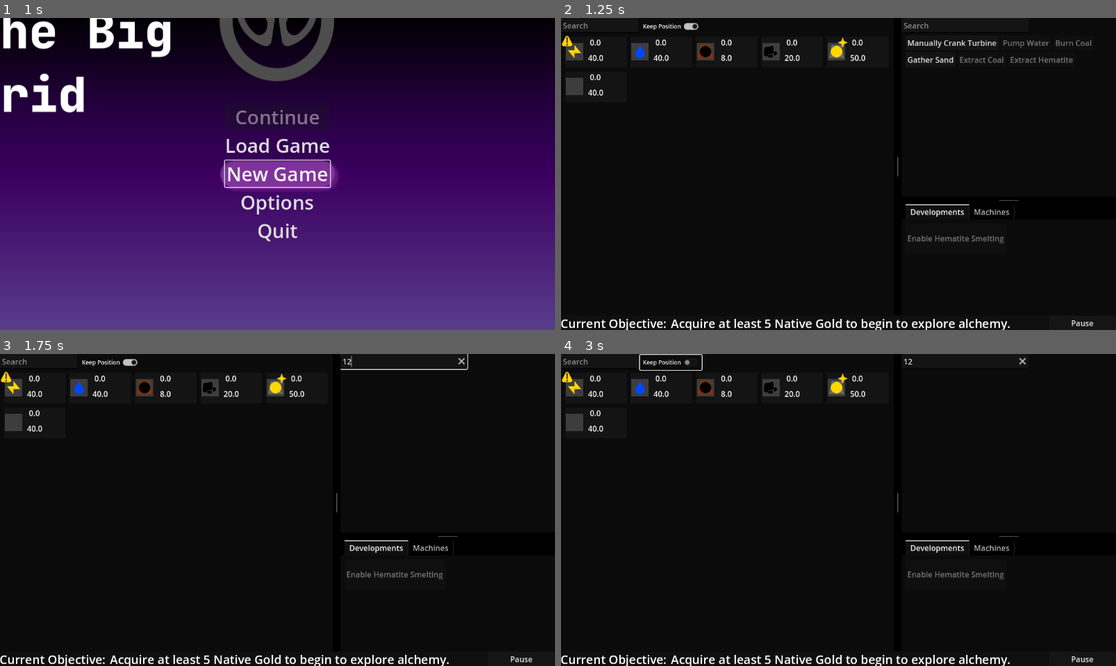
Above: before the commit, frames 1-4 (two rows, left to right).
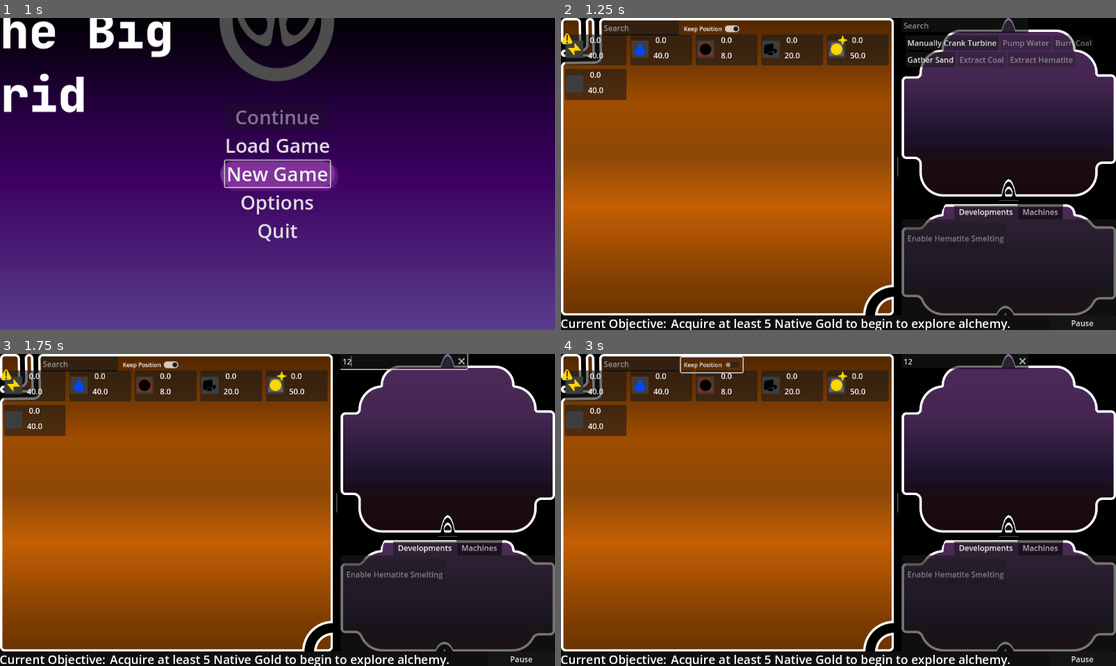
Above: after the commit, the same moments.

Repository: Carth501/The-Big-Grid
Game: Godot game, scene res://scenes/MainMenu.tscn
The game is run twice, just before and just after one commit, with the same random seed, the same clock (stepped at 60 frames per second) and the same inputs. Sound files missing from this copy of the repository are replaced by a short silence.
Inputs (mouse positions are in pixels of both pictures, inside the frame that each line leads up to):
- Up to frame 1 (1 s): click "New Game" at 0.5 s
- Up to frame 2 (1.25 s): no input
- Up to frame 3 (1.75 s): click (405, 360) at 1.27 s; type "12" at 1.35 s
- Up to frame 4 (3 s): click "[center]0.0[/center]" at 2 s; click "Keep Position" at 2.75 s

Frame 1 is identical in both runs. In frame 2, 76% of the frame differs, in the area x 0-100%, y 0-96%; in frame 3, 76%; in frame 4, 76%.

Commit message:
Implement ui textures

Diff:
--- a/scenes/Game.tscn
+++ b/scenes/Game.tscn
@@ -1,9 +1,10 @@
-[gd_scene load_steps=34 format=3 uid="uid://c7robvmy3qjic"]
+[gd_scene load_steps=37 format=3 uid="uid://c7robvmy3qjic"]
 
 [ext_resource type="Script" path="res://scripts/GameController.gd" id="1_kvsp4"]
 [ext_resource type="Script" path="res://scripts/display/HorizontalPercentSplit.gd" id="2_1k5o2"]
 [ext_resource type="Script" path="res://scripts/display/ContainerWithHeader.gd" id="2_46l8s"]
 [ext_resource type="Script" path="res://scripts/display/SupplyCollectionDisplay.gd" id="2_iwxov"]
+[ext_resource type="Texture2D" uid="uid://7gjkq7x5vy0" path="res://textures/ui/Resources Menu.svg" id="3_06xxk"]
 [ext_resource type="Script" path="res://scripts/display/ActionPanel.gd" id="3_n23ff"]
 [ext_resource type="Script" path="res://scripts/display/ActionView.gd" id="3_y50x7"]
 [ext_resource type="Script" path="res://scripts/logic/MachineFactory.gd" id="4_e1gh5"]
@@ -14,11 +15,13 @@
 [ext_resource type="PackedScene" uid="uid://cxnswwxbpknq4" path="res://scenes/display/SupplyMenu.tscn" id="6_2gdos"]
 [ext_resource type="Script" path="res://scripts/logic/ActionManager.gd" id="6_fgv5p"]
 [ext_resource type="Script" path="res://scripts/logic/DevelopmentHandler.gd" id="7_ce23n"]
+[ext_resource type="Texture2D" uid="uid://f3n32mmtluxq" path="res://textures/ui/Actions Menu.svg" id="7_cggcs"]
 [ext_resource type="PackedScene" uid="uid://ccwb8ttiqyrku" path="res://scenes/display/FilterForeman.tscn" id="9_iev5w"]
 [ext_resource type="AudioStream" uid="uid://nqca84fbhaxg" path="res://sound/music/Pirate Software Gamejam 15, The Big Grid, _ Orc Dance Intermediate_.ogg" id="9_v5ac6"]
 [ext_resource type="Script" path="res://scripts/MusicSystem.gd" id="9_vk0jb"]
 [ext_resource type="AudioStream" uid="uid://dcdic5mi1gpr1" path="res://sound/music/Pirate Software Gamejam 15, The Big Grid, _ Orc Dance Orchestral_.ogg" id="10_agjpm"]
 [ext_resource type="Script" path="res://scripts/AutomationPanel.gd" id="11_3l4m0"]
+[ext_resource type="Texture2D" uid="uid://brrc1qffyn2h5" path="res://textures/ui/Developments Menu.svg" id="12_bqf4o"]
 [ext_resource type="AudioStream" uid="uid://cdo74pgnqchtb" path="res://sound/music/_Workers' Delight_ The Big Grid, Pirate Software Gamejam 15.ogg" id="12_dwipf"]
 [ext_resource type="Script" path="res://scripts/logic/OptionsOverseer.gd" id="12_oy6by"]
 [ext_resource type="Script" path="res://scripts/logic/ObjectiveSystem.gd" id="14_lsg5e"]
@@ -65,10 +68,15 @@
 split_offset = 600
 script = ExtResource("2_1k5o2")
 
-[node name="SupplyBackground" type="ColorRect" parent="Display/MiddleSplit" node_paths=PackedStringArray("header", "body")]
+[node name="SupplyBackground" type="NinePatchRect" parent="Display/MiddleSplit" node_paths=PackedStringArray("header", "body")]
 clip_contents = true
 layout_mode = 2
-color = Color(0.0431373, 0.0431373, 0.0431373, 1)
+texture = ExtResource("3_06xxk")
+region_rect = Rect2(0, 0, 713, 814)
+patch_margin_left = 91
+patch_margin_top = 102
+patch_margin_right = 66
+patch_margin_bottom = 65
 script = ExtResource("2_46l8s")
 header = NodePath("HFlowContainer")
 body = NodePath("SupplyScrollContainer")
@@ -100,8 +108,10 @@
 
 [node name="HFlowContainer" type="HFlowContainer" parent="Display/MiddleSplit/SupplyBackground"]
 layout_mode = 1
-anchors_preset = 10
-anchor_right = 1.0
+anchors_preset = -1
+anchor_right = 1.0
+offset_left = 85.0
+offset_top = 5.0
 offset_bottom = 31.0
 grow_horizontal = 2
 
@@ -137,10 +147,14 @@
 split_offset = 300
 script = ExtResource("5_vo8pe")
 
-[node name="ActionBackground" type="ColorRect" parent="Display/MiddleSplit/RightSplit" node_paths=PackedStringArray("actions_display", "action_menu", "supply_menu_container", "supply_menu")]
+[node name="ActionBackground" type="NinePatchRect" parent="Display/MiddleSplit/RightSplit" node_paths=PackedStringArray("actions_display", "action_menu", "supply_menu_container", "supply_menu")]
 clip_contents = true
 layout_mode = 2
-color = Color(0.0431373, 0.0431373, 0.0431373, 1)
+texture = ExtResource("7_cggcs")
+patch_margin_left = 127
+patch_margin_top = 129
+patch_margin_right = 128
+patch_margin_bottom = 89
 script = ExtResource("3_y50x7")
 actions_display = NodePath("ActionScrollContainer")
 action_menu = NodePath("ActionMenu")
@@ -209,15 +223,29 @@
 layout_mode = 2
 action_manager = NodePath("../../../../../../../Logic/ActionManager")
 
-[node name="TabContainer" type="TabContainer" parent="Display/MiddleSplit/RightSplit"]
-layout_mode = 2
-
-[node name="Developments" type="ColorRect" parent="Display/MiddleSplit/RightSplit/TabContainer"]
+[node name="NinePatchRect" type="NinePatchRect" parent="Display/MiddleSplit/RightSplit"]
+layout_mode = 2
+texture = ExtResource("12_bqf4o")
+patch_margin_left = 87
+patch_margin_top = 54
+patch_margin_right = 108
+patch_margin_bottom = 45
+
+[node name="TabContainer" type="TabContainer" parent="Display/MiddleSplit/RightSplit/NinePatchRect"]
+layout_mode = 1
+anchors_preset = 15
+anchor_right = 1.0
+anchor_bottom = 1.0
+grow_horizontal = 2
+grow_vertical = 2
+tab_alignment = 1
+
+[node name="Developments" type="ColorRect" parent="Display/MiddleSplit/RightSplit/NinePatchRect/TabContainer"]
 clip_contents = true
 layout_mode = 2
-color = Color(0.0431373, 0.0431373, 0.0431373, 1)
-
-[node name="DevScrollContainer" type="ScrollContainer" parent="Display/MiddleSplit/RightSplit/TabContainer/Developments"]
+color = Color(0.0431373, 0.0431373, 0.0431373, 0)
+
+[node name="DevScrollContainer" type="ScrollContainer" parent="Display/MiddleSplit/RightSplit/NinePatchRect/TabContainer/Developments"]
 layout_mode = 1
 anchors_preset = 15
 anchor_right = 1.0
@@ -226,7 +254,7 @@
 grow_vertical = 2
 follow_focus = true
 
-[node name="MarginContainer" type="MarginContainer" parent="Display/MiddleSplit/RightSplit/TabContainer/Developments/DevScrollContainer"]
+[node name="MarginContainer" type="MarginContainer" parent="Display/MiddleSplit/RightSplit/NinePatchRect/TabContainer/Developments/DevScrollContainer"]
 layout_mode = 2
 size_flags_horizontal = 3
 theme_override_constants/margin_left = 8
@@ -234,20 +262,20 @@
 theme_override_constants/margin_right = 8
 theme_override_constants/margin_bottom = 8
 
-[node name="HFlowContainer" type="HFlowContainer" parent="Display/MiddleSplit/RightSplit/TabContainer/Developments/DevScrollContainer/MarginContainer" node_paths=PackedStringArray("development_handler")]
+[node name="HFlowContainer" type="HFlowContainer" parent="Display/MiddleSplit/RightSplit/NinePatchRect/TabContainer/Developments/DevScrollContainer/MarginContainer" node_paths=PackedStringArray("development_handler")]
 layout_mode = 2
 script = ExtResource("4_p32ci")
-development_handler = NodePath("../../../../../../../../Logic/DevelopmentHandler")
-
-[node name="Machines" type="ColorRect" parent="Display/MiddleSplit/RightSplit/TabContainer" node_paths=PackedStringArray("action_section_container", "machine_factory")]
+development_handler = NodePath("../../../../../../../../../Logic/DevelopmentHandler")
+
+[node name="Machines" type="ColorRect" parent="Display/MiddleSplit/RightSplit/NinePatchRect/TabContainer" node_paths=PackedStringArray("action_section_container", "machine_factory")]
 visible = false
 layout_mode = 2
-color = Color(0.0431373, 0.0431373, 0.0431373, 1)
+color = Color(0.0431373, 0.0431373, 0.0431373, 0)
 script = ExtResource("11_3l4m0")
 action_section_container = NodePath("ScrollContainer/ActionSectionContainer")
-machine_factory = NodePath("../../../../../Logic/MachineFactory")
-
-[node name="ScrollContainer" type="ScrollContainer" parent="Display/MiddleSplit/RightSplit/TabContainer/Machines"]
+machine_factory = NodePath("../../../../../../Logic/MachineFactory")
+
+[node name="ScrollContainer" type="ScrollContainer" parent="Display/MiddleSplit/RightSplit/NinePatchRect/TabContainer/Machines"]
 layout_mode = 1
 anchors_preset = 15
 anchor_right = 1.0
@@ -256,7 +284,7 @@
 grow_vertical = 2
 horizontal_scroll_mode = 0
 
-[node name="ActionSectionContainer" type="VBoxContainer" parent="Display/MiddleSplit/RightSplit/TabContainer/Machines/ScrollContainer"]
+[node name="ActionSectionContainer" type="VBoxContainer" parent="Display/MiddleSplit/RightSplit/NinePatchRect/TabContainer/Machines/ScrollContainer"]
 custom_minimum_size = Vector2(0, 167)
 layout_mode = 2
 size_flags_horizontal = 3
@@ -546,7 +574,7 @@
 [connection signal="finished" from="Display/MusicSystem/Melded" to="Display/MusicSystem" method="next_track"]
 [connection signal="finished" from="Display/MusicSystem/Tireless" to="Display/MusicSystem" method="next_track"]
 [connection signal="new_machine_built" from="Logic/MachineFactory" to="Display/MiddleSplit/RightSplit/ActionBackground/ActionMenu" method="add_new_machine"]
-[connection signal="new_machine_built" from="Logic/MachineFactory" to="Display/MiddleSplit/RightSplit/TabContainer/Machines" method="add_machine_editor"]
+[connection signal="new_machine_built" from="Logic/MachineFactory" to="Display/MiddleSplit/RightSplit/NinePatchRect/TabContainer/Machines" method="add_machine_editor"]
 [connection signal="new_supply" from="Logic/SupplyCollection" to="Display/MiddleSplit/SupplyBackground/SupplyScrollContainer/MarginContainer/HFlowContainer" method="_on_supply_collection_new_supply"]
 [connection signal="open_supply" from="Logic/SupplyCollection" to="Display/MiddleSplit/RightSplit/ActionBackground" method="open_supply_menu"]
 [connection signal="action_search_filter" from="Logic/ActionManager" to="Display/MiddleSplit/RightSplit/ActionBackground/ActionScrollContainer/MarginContainer/HFlowContainer" method="filter_actions"]
--- a/scripts/display/ActionView.gd
+++ b/scripts/display/ActionView.gd
@@ -1,4 +1,4 @@
-class_name Action_View extends ColorRect
+class_name Action_View extends NinePatchRect
 
 @export var actions_display : ScrollContainer
 @export var action_menu : Action_Menu
